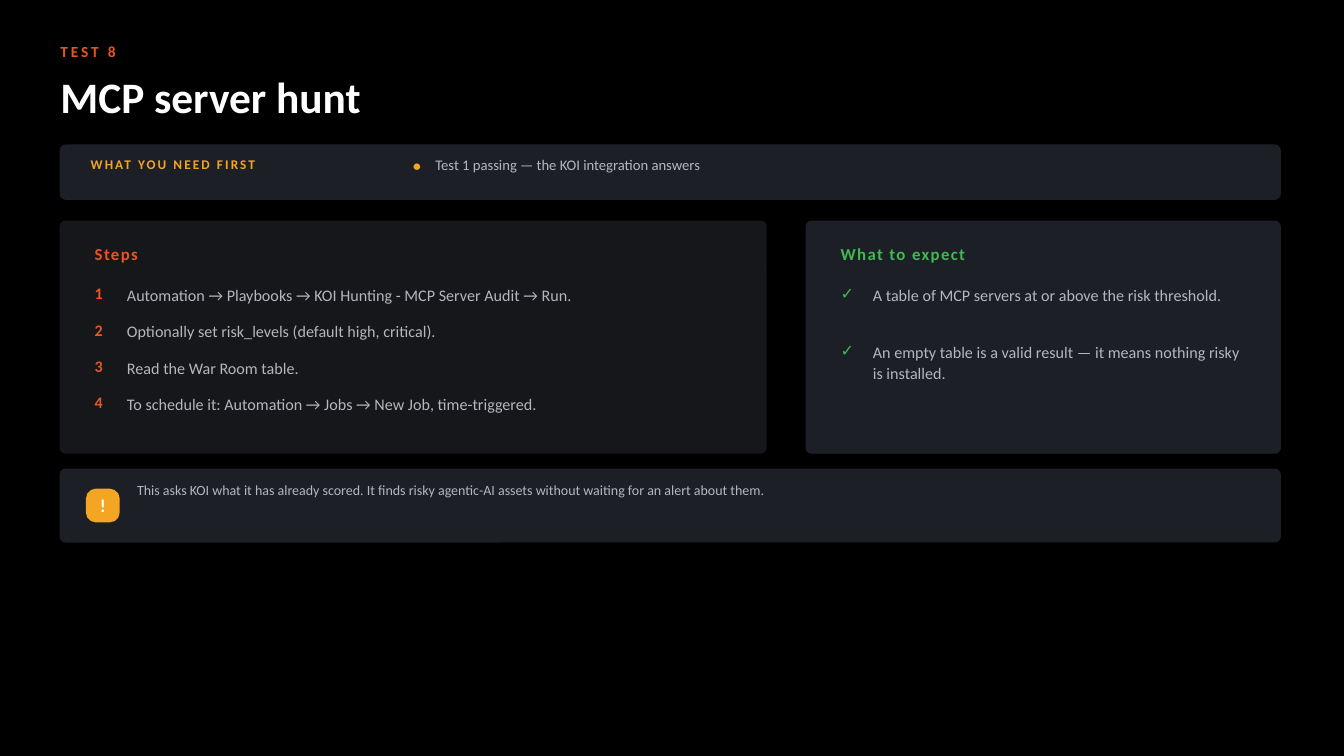
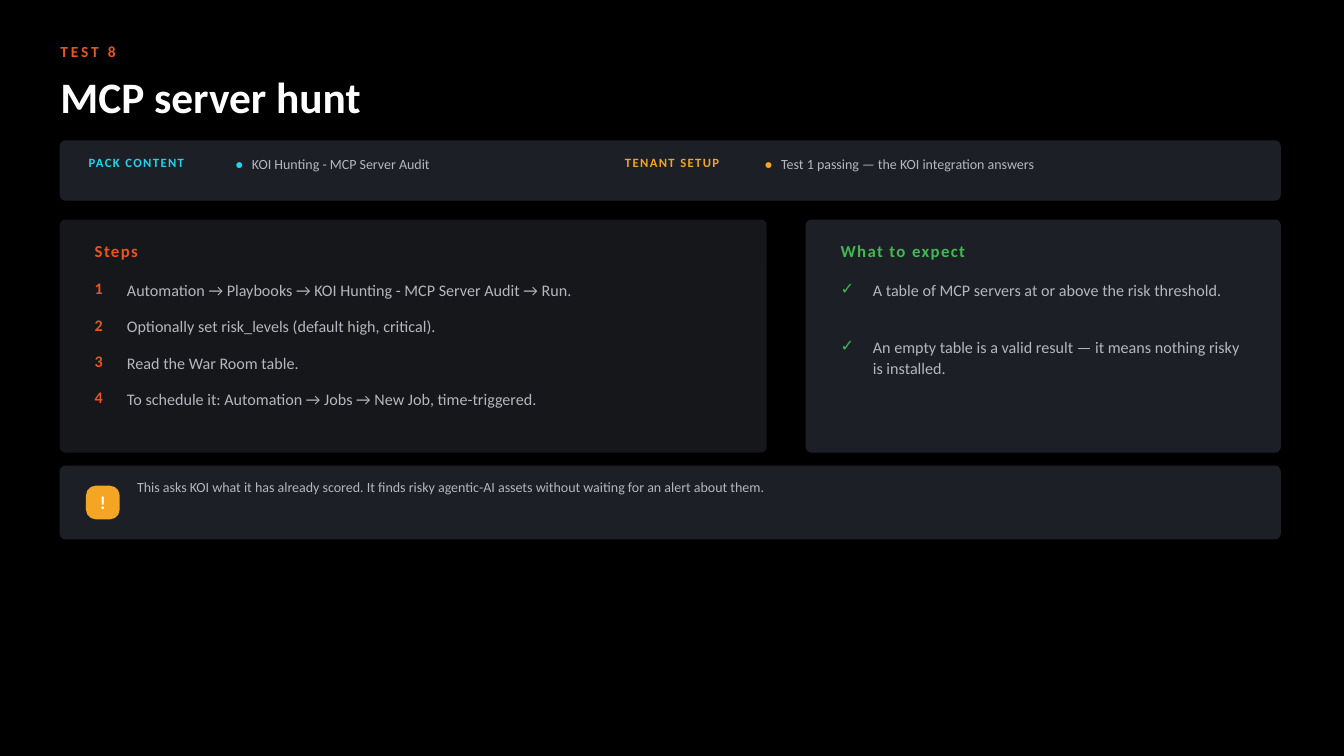
Before and after one commit to ayman-m/koi-xsiam-pack, a slide deck: slide 14 of docs/KOI_Content_Pack_Test_Guide.pptx. Drawn at 1344x756 pixels with LibreOffice and Linux fonts; fonts in the diff are those of the drawing. Boxes give left, top, right and bottom in pixels: in the first picture for what was removed or moved away, otherwise in the second. Text is boxed around its words. In the diff, an @@ line names an element or a change of style, - is before the commit and + after.

```diff
--- a/docs/KOI_Content_Pack_Test_Guide.pptx
+++ b/docs/KOI_Content_Pack_Test_Guide.pptx
@@ rounded rectangle: place and size @@
-rounded rectangle at <box>60,145,1280,200</box>
+rounded rectangle at <box>60,141,1280,200</box>
@@ rounded rectangle at <box>60,141,1280,200</box>: proportions changed @@
@@ text added at <box>89,155,250,177</box>, 9 pt, text #22D3EE, bold @@
+PACK CONTENT
@@ text removed at <box>91,156,393,178</box> @@
-WHAT YOU NEED FIRST
@@ text "•": place and size @@
-text "•" at <box>413,156,430,178</box>
+text "•" at <box>236,155,250,177</box>
@@ text "•" at <box>236,155,250,177</box>: size 11 to 10 pt, text colour #F5A524 to #22D3EE @@
@@ text added at <box>252,159,430,172</box>, 10 pt, text #B4B7BD @@
+KOI Hunting - MCP Server Audit
@@ text added at <box>625,158,719,167</box>, 9 pt, text #F5A524, bold @@
+TENANT SETUP
@@ text added at <box>765,155,779,177</box>, 10 pt, text #F5A524, bold @@
+•
@@ text "Test 1 passing — the ...": place and size @@
-text "Test 1 passing — the ..." at <box>435,160,700,173</box>
+text "Test 1 passing — the ..." at <box>781,159,1034,172</box>
@@ text "Test 1 passing — the ..." at <box>781,159,1034,172</box>: size 10.5 to 10 pt; line spacing 1 to 12pt @@
@@ 12 texts, 1 rounded rectangle: place and size @@
-12 texts, 1 rounded rectangle at <box>60,283,1280,542</box>
+12 texts, 1 rounded rectangle at <box>60,279,1280,538</box>
```
Also in this commit, not shown: 11 other slides changed, 8 other files.
